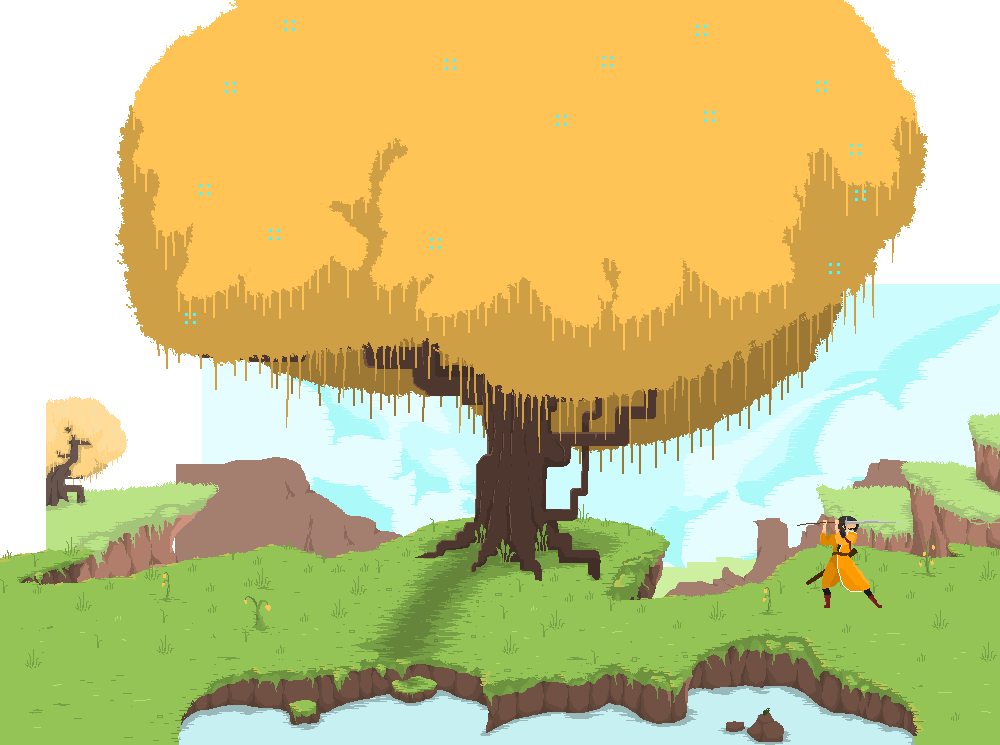
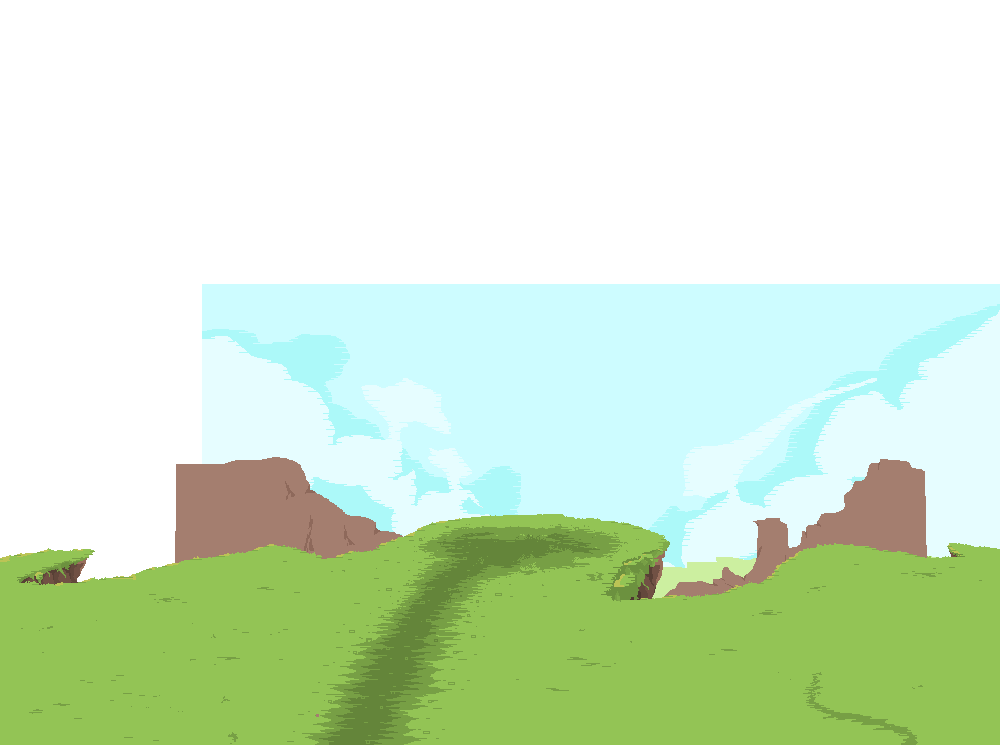
Layer changes from the first 1000 x 745 image to the second:
hid "foliage_fore" over bbox(25, 587, 997, 728)
hid "refsize" over bbox(797, 516, 905, 608)
hid "frog_fore" over bbox(763, 708, 770, 716)
hid "rocks_fore" over bbox(137, 623, 997, 745)
hid "water" over bbox(159, 655, 928, 745)
hid "foliage_back" over bbox(0, 504, 1000, 602)
hid "level_lay2" over bbox(474, 523, 548, 565)
hid "level_lay1" over bbox(115, 0, 928, 581)
hid "rocks_back" over bbox(46, 396, 1000, 724)
